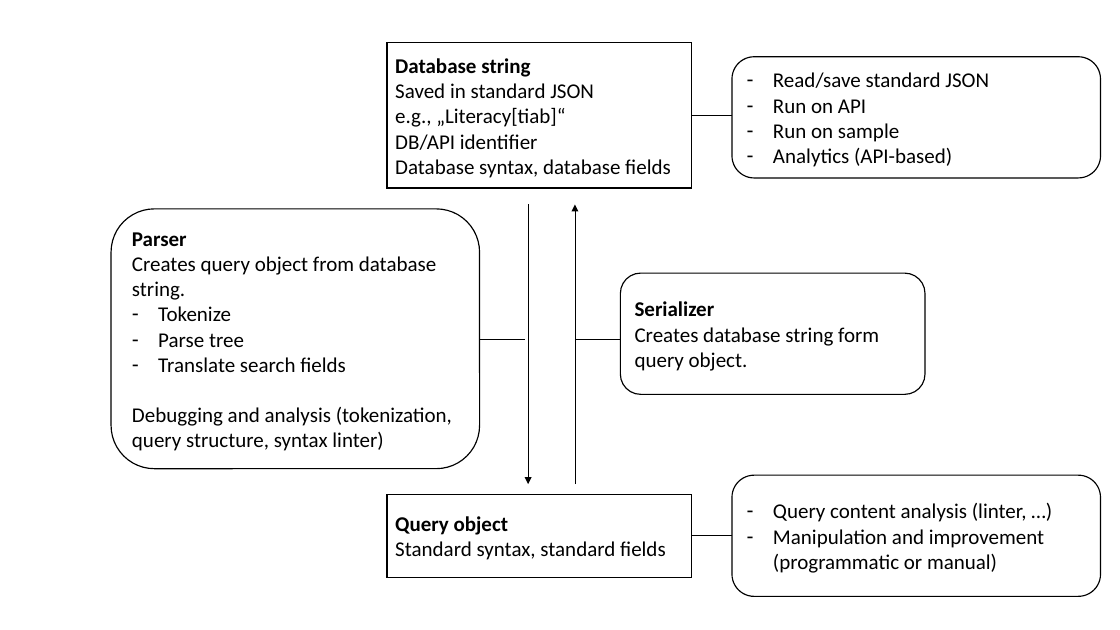
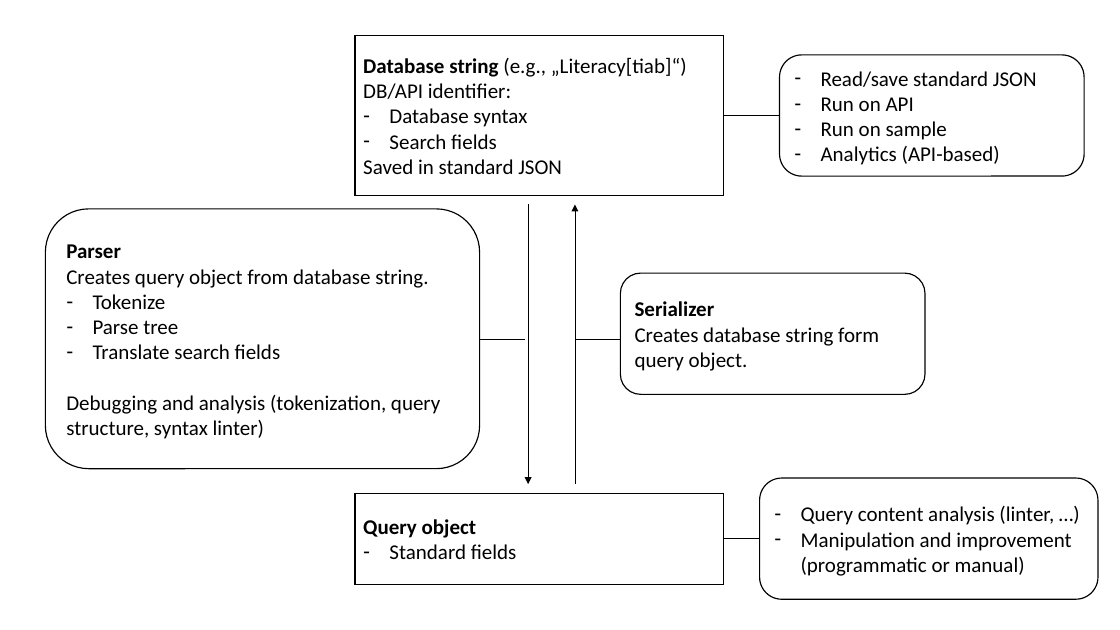
Before and after one commit to CoLRev-Environment/search-query, a slide deck: slide 1 of docs/documentation.pptx. Drawn at 1120x630 pixels with LibreOffice and Linux fonts; fonts in the diff are those of the drawing. Boxes give left, top, right and bottom in pixels: in the first picture for what was removed or moved away, otherwise in the second. Text is boxed around its words. In the diff, an @@ line names an element or a change of style, - is before the commit and + after.

```diff
--- a/docs/documentation.pptx
+++ b/docs/documentation.pptx
@@ rectangle "Database string (e.g., „Literacy[tiab]“)": place and size @@
-rectangle "Database string (e.g., „Literacy[tiab]“)" at [387,43,692,188]
+rectangle "Database string (e.g., „Literacy[tiab]“)" at [355,35,724,195]
@@ text in rectangle at [363,57,687,149]: text changed; bold off @@
-Database string
+Database string (e.g., „Literacy[tiab]“)
+DB/API identifier:
+– Database syntax
+– Search fields
@@ rounded rectangle "Read/save standard JSON": place and size @@
-rounded rectangle "Read/save standard JSON" at [732,57,1101,178]
+rounded rectangle "Read/save standard JSON" at [780,55,1085,176]
@@ text in rectangle at [395,107,671,178]: paragraphs removed @@
-e.g., „Literacy[tiab]“
-DB/API identifier
-Database syntax, database fields
@@ line moved from (691, 115) - (732, 115) to (723, 115) - (780, 115) @@
@@ rounded rectangle "Parser": place and size @@
-rounded rectangle "Parser" at [111,209,480,469]
+rounded rectangle "Parser" at [45,209,480,469]
@@ rounded rectangle "Query content analysis (linter, …)": place and size @@
-rounded rectangle "Query content analysis (linter, …)" at [732,476,1101,597]
+rounded rectangle "Query content analysis (linter, …)" at [760,478,1098,599]
@@ rectangle "Query object": place and size @@
-rectangle "Query object" at [387,495,692,578]
+rectangle "Query object" at [355,493,724,584]
@@ text in rectangle at [363,519,517,559]: text changed @@
-Query object
-Standard syntax, standard fields
+Query object
+– Standard fields
@@ line moved from (691, 536) - (732, 536) to (723, 539) - (760, 539) @@
```
Also in this commit, not shown: 2 other files.
